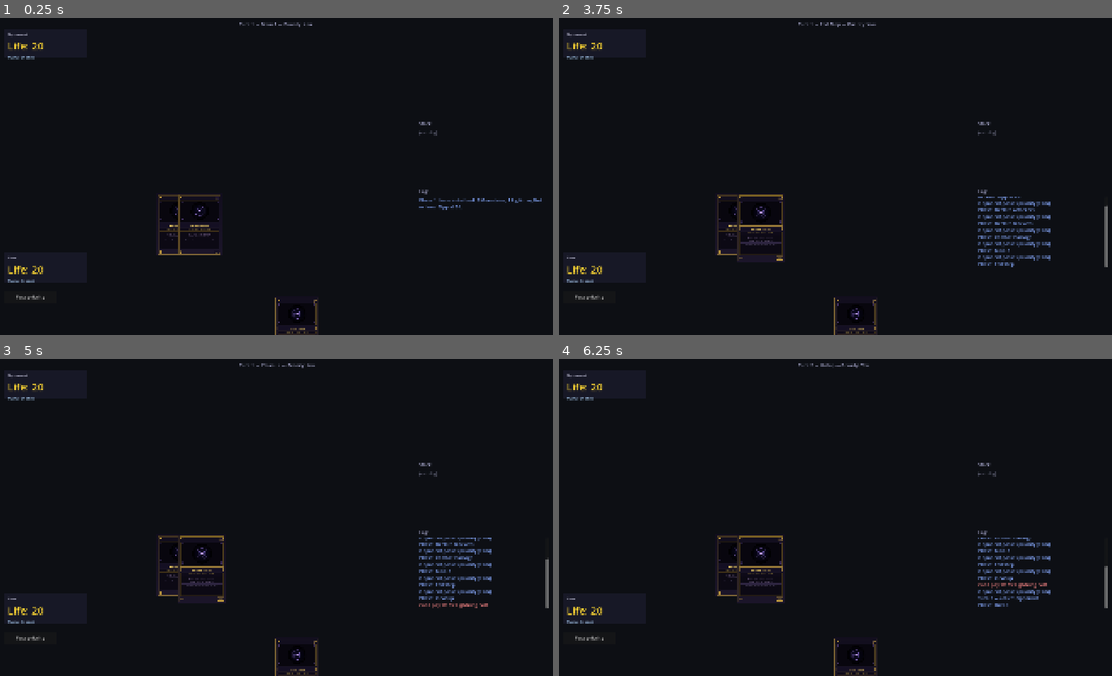
Above: before the commit, frames 1-4 (two rows, left to right).
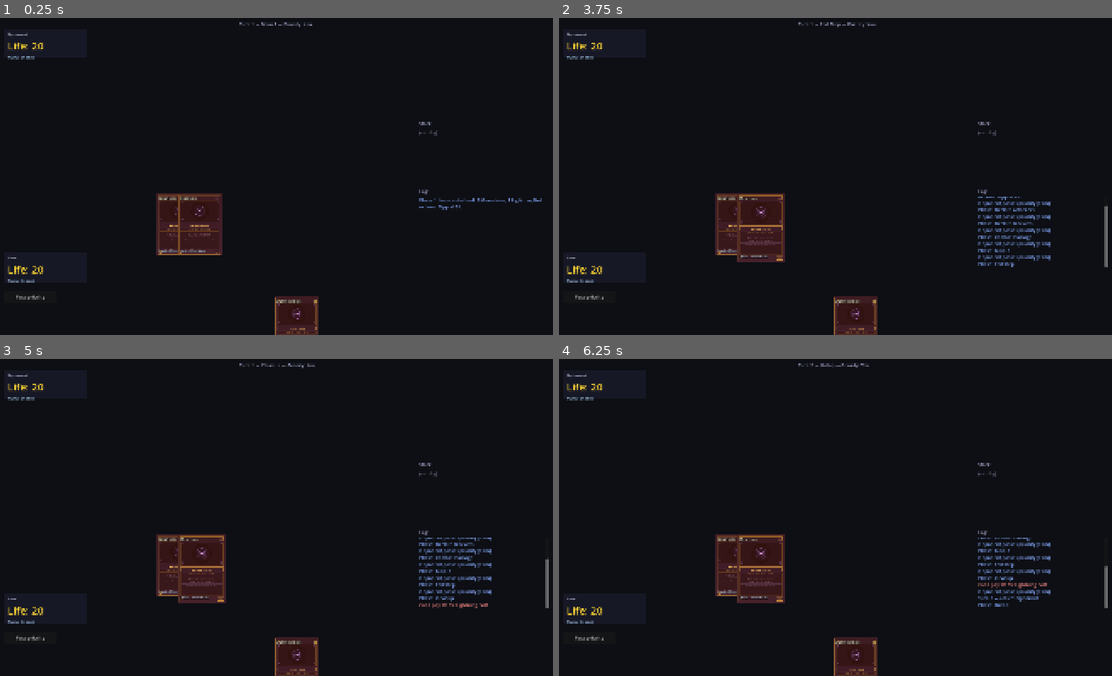
Above: after the commit, the same moments.

Repository: VoeJozzo/Magiclike
Game: Godot game, scene res://scenes/game/game_board.tscn
Two runs of this game, one before a commit and one after it. Both use one fixed random seed, a clock stepped at 60 frames per second and the inputs below.
Inputs (mouse positions are in pixels of both pictures, inside the frame that each line leads up to):
- Up to frame 1 (0.25 s): no input
- Up to frame 2 (3.75 s): click "Pass priority" at 0.5 s; click "Pass priority" at 1.25 s; click "Pass priority" at 2 s; tap Enter at 2.75 s; drag from (735, 224) to (890, 106) at 2.77 s; tap Space at 3.5 s; drag from (758, 227) to (807, 239) at 3.52 s
- Up to frame 3 (5 s): tap Enter at 4.25 s; move the mouse to (298, 669) at 4.27 s; click (298, 669) at 4.42 s
- Up to frame 4 (6.25 s): tap Space at 5 s; drag from (603, 609) to (664, 469) at 5.02 s; tap Enter at 5.75 s; drag from (603, 384) to (863, 517) at 5.77 s

The runs differ from the first frame. In frame 1, 3.2% of the frame differs, in the area x 28-58%, y 55-100%; in frame 2, 3.4%; in frame 3, 3.4%; in frame 4, 3.4%.

Commit message:
Phase 1.5 polish: card text overlays for legibility
scenes/card.gd extends Card to add labels (name, mana cost, type line)
on top of the placeholder front art, plus a color-identity tint so cards
are distinguishable at a glance during development.

- Labels are built in _ready (empty) and populated by apply_card_text()
  after card-framework's JsonCardFactory has set card_info on the visual.
- Mountain → red tint, "Mountain", no cost shown, "Land — Mountain"
- Lightning Bolt → red tint, "Lightning Bolt", "R" cost, "Instant"
- game_board calls visual.apply_card_text() right after duplicating the
  card_info dict and stamping the instance_id.

Solves the "every card looks like PLACEHOLDER" gamestate-illegibility
issue noticed in the first manual play-through.

Co-Authored-By: Claude Opus 4.7 (1M context) <noreply@anthropic.com>

Diff:
--- a/scenes/card.gd
+++ b/scenes/card.gd
@@ -1,7 +1,161 @@
 @tool
 extends Card
+
+# Magiclike Card subclass — adds text overlays (name, mana cost, type line)
+# on top of the placeholder front face so cards are distinguishable at a
+# glance during Phase 1+ development.
+#
+# Text is populated AFTER instantiation by game_board calling apply_card_text(),
+# because card-framework's JsonCardFactory sets card_info AFTER the Card's
+# _ready runs. The labels are built in _ready (empty); apply_card_text() fills
+# them in once card_info is available.
+
+const _PADDING := 6
+const _NAME_HEIGHT := 22
+const _TYPE_HEIGHT := 18
+
+var _name_label: Label
+var _cost_label: Label
+var _type_label: Label
+var _color_tint: ColorRect
+
 
 func _ready() -> void:
 	super._ready()
 	custom_minimum_size = card_size
 	size = card_size
+	if Engine.is_editor_hint():
+		return
+	_build_text_overlay()
+
+
+# Builds the label nodes inside FrontFace. Called once at _ready; text stays
+# blank until apply_card_text() populates it.
+func _build_text_overlay() -> void:
+	var front_face: Node = get_node_or_null("FrontFace")
+	if front_face == null:
+		return
+
+	# Color tint — sits between the front art and the labels. Lets us shade
+	# the card by color identity (red for R, blue for U, etc.) so even at a
+	# distance you can tell what color a card is.
+	_color_tint = ColorRect.new()
+	_color_tint.size = card_size
+	_color_tint.color = Color(0, 0, 0, 0)  # transparent until apply_card_text fills it
+	_color_tint.mouse_filter = MOUSE_FILTER_IGNORE
+	front_face.add_child(_color_tint)
+
+	# Name banner — top of card
+	_name_label = Label.new()
+	_name_label.position = Vector2(_PADDING, _PADDING)
+	_name_label.size = Vector2(card_size.x - _PADDING * 2, _NAME_HEIGHT)
+	_name_label.add_theme_font_size_override("font_size", 12)
+	_name_label.add_theme_color_override("font_color", Color(0.98, 0.95, 0.82))
+	_name_label.add_theme_color_override("font_shadow_color", Color(0, 0, 0, 0.85))
+	_name_label.add_theme_constant_override("shadow_outline_size", 3)
+	_name_label.clip_text = true
+	_name_label.mouse_filter = MOUSE_FILTER_IGNORE
+	front_face.add_child(_name_label)
+
+	# Mana cost — top right corner
+	_cost_label = Label.new()
+	_cost_label.position = Vector2(card_size.x - 50, _PADDING)
+	_cost_label.size = Vector2(44, _NAME_HEIGHT)
+	_cost_label.add_theme_font_size_override("font_size", 14)
+	_cost_label.add_theme_color_override("font_color", Color(1, 0.85, 0.4))
+	_cost_label.add_theme_color_override("font_shadow_color", Color(0, 0, 0, 0.85))
+	_cost_label.add_theme_constant_override("shadow_outline_size", 3)
+	_cost_label.horizontal_alignment = HORIZONTAL_ALIGNMENT_RIGHT
+	_cost_label.mouse_filter = MOUSE_FILTER_IGNORE
+	front_face.add_child(_cost_label)
+
+	# Type line — near the bottom
+	_type_label = Label.new()
+	_type_label.position = Vector2(_PADDING, card_size.y - _TYPE_HEIGHT - _PADDING)
+	_type_label.size = Vector2(card_size.x - _PADDING * 2, _TYPE_HEIGHT)
+	_type_label.add_theme_font_size_override("font_size", 10)
+	_type_label.add_theme_color_override("font_color", Color(0.85, 0.85, 0.95))
+	_type_label.add_theme_color_override("font_shadow_color", Color(0, 0, 0, 0.85))
+	_type_label.add_theme_constant_override("shadow_outline_size", 3)
+	_type_label.clip_text = true
+	_type_label.mouse_filter = MOUSE_FILTER_IGNORE
+	front_face.add_child(_type_label)
+
+
+# Populates the labels and tint from card_info. Call this AFTER setting
+# card_info on the visual (game_board does so right after spawn + duplicate).
+func apply_card_text() -> void:
+	if _name_label == null:
+		return  # _ready hasn't built the overlay yet
+
+	# Display name — fall back to "name" then card_id then "?"
+	_name_label.text = str(card_info.get("display_name",
+		card_info.get("name", card_info.get("card_id", "?"))))
+
+	# Cost + type come from the engine's CardResource (card_info is just visuals).
+	var card_id: String = str(card_info.get("card_id", ""))
+	var template: CardResource = null
+	if card_id != "":
+		template = CardDatabase.get_card(card_id)
+
+	if template != null:
+		_cost_label.text = _fmt_cost(template.mana_cost)
+		_type_label.text = _fmt_type_line(template)
+		_color_tint.color = _tint_for(template)
+	else:
+		_cost_label.text = ""
+		_type_label.text = ""
+		_color_tint.color = Color(0, 0, 0, 0)
+
+
+# Mana cost as compact symbols, e.g. {"R":1} -> "R", {"W":1, "C":2} -> "2W".
+# Generic mana goes first (matching MTG card-text convention).
+func _fmt_cost(cost: Dictionary) -> String:
+	if cost.is_empty():
+		return ""
+	var s := ""
+	if cost.get("C", 0) > 0:
+		s += str(cost["C"])  # generic shown as a number
+	for color in ["W", "U", "B", "R", "G"]:
+		var n: int = cost.get(color, 0)
+		for i in range(n):
+			s += color
+	return s
+
+
+# "Land — Mountain", "Instant", "Creature — Goblin"
+func _fmt_type_line(t: CardResource) -> String:
+	if t.card_types.is_empty():
+		return ""
+	var head: String = t.card_types[0].capitalize()
+	if t.subtypes.is_empty():
+		return head
+	var tail: Array[String] = []
+	for s in t.subtypes:
+		tail.append(s.capitalize())
+	return "%s — %s" % [head, " ".join(tail)]
+
+
+# Color-identity tint (semi-transparent overlay over the placeholder art).
+# Multi-color cards aren't a Phase 1 concern; we just look at the dominant
+# color of the cost (or, for lands with empty cost, the produced color).
+func _tint_for(t: CardResource) -> Color:
+	var primary: String = _primary_color(t)
+	match primary:
+		"W": return Color(0.92, 0.88, 0.75, 0.18)  # cream
+		"U": return Color(0.30, 0.55, 0.85, 0.22)  # blue
+		"B": return Color(0.20, 0.18, 0.20, 0.30)  # near-black
+		"R": return Color(0.85, 0.30, 0.20, 0.22)  # red
+		"G": return Color(0.30, 0.65, 0.35, 0.22)  # green
+		_:   return Color(0.5, 0.5, 0.5, 0.10)     # colorless / artifact
+
+
+func _primary_color(t: CardResource) -> String:
+	# Spell: read first colored cost
+	for color in ["W", "U", "B", "R", "G"]:
+		if t.mana_cost.get(color, 0) > 0:
+			return color
+	# Land: read first produced color (LandResource only)
+	if t is LandResource and not t.mana_produced.is_empty():
+		return t.mana_produced[0]
+	return ""
--- a/scenes/game/game_board.gd
+++ b/scenes/game/game_board.gd
@@ -225,6 +225,10 @@
 	visual.card_info = visual.card_info.duplicate()
 	visual.card_info["instance_id"] = inst.instance_id
 	_iid_to_visual[inst.instance_id] = visual
+	# Populate the name/cost/type overlay now that card_info is final.
+	# (Card._ready already built the empty labels; this fills them.)
+	if visual.has_method("apply_card_text"):
+		visual.apply_card_text()
 	# Hook click handling. card-framework's _handle_mouse_pressed calls
 	# card_container.on_card_pressed, which for BattlefieldZone we already
 	# wired via the signal. For Hand, we connect to the visual's signals
